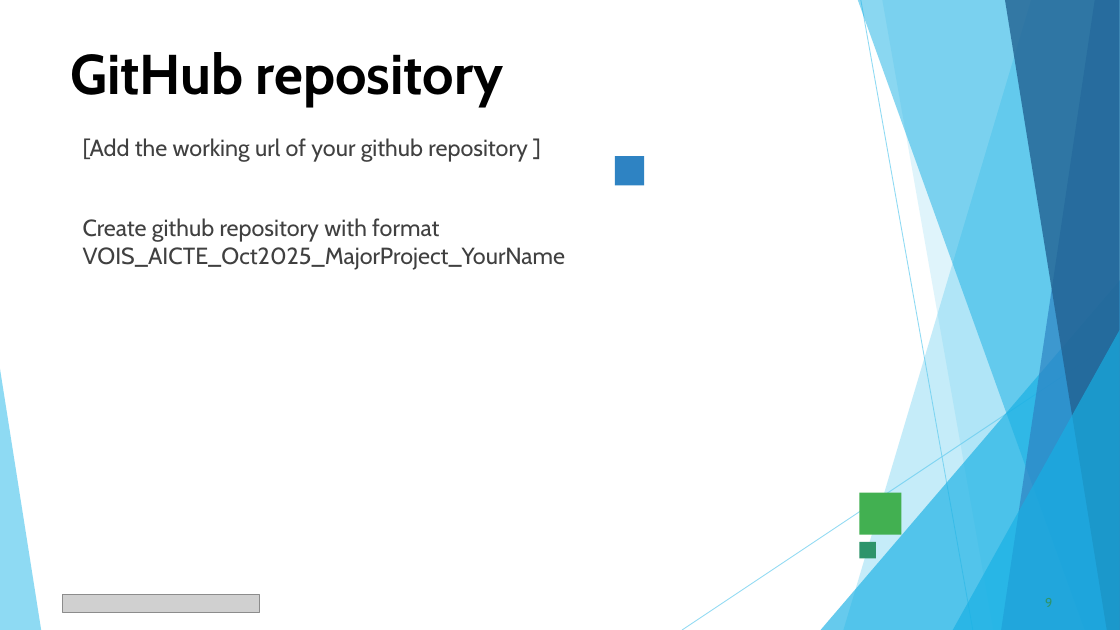
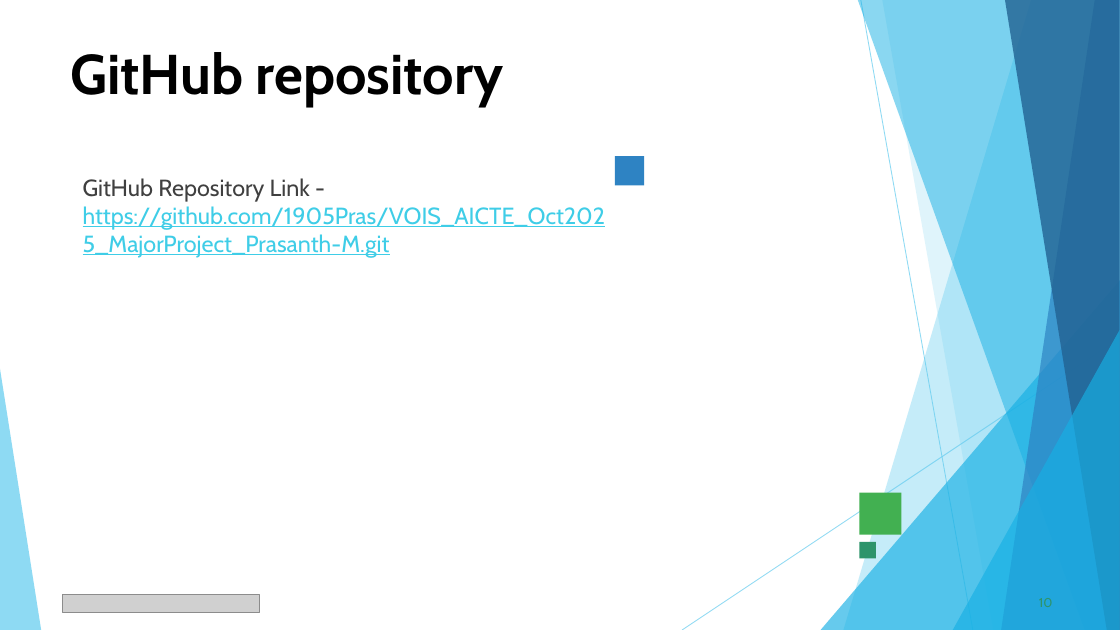
Before and after one commit to 1905Pras/VOIS_AICTE_Oct2025_MajorProject_Prasanth-M, a slide deck: slide 10 of Prasanth M_Netflix Data Analysis Project PPT.pptx (slide 9 before the commit). Drawn at 1120x630 pixels with LibreOffice and Linux fonts; fonts in the diff are those of the drawing; grey boxes stand for pictures. Boxes give left, top, right and bottom in pixels: in the first picture for what was removed or moved away, otherwise in the second. Text is boxed around its words. In the diff, an @@ line names an element or a change of style, - is before the commit and + after.

```diff
--- a/Prasanth M_Netflix Data Analysis Project PPT.pptx
+++ b/Prasanth M_Netflix Data Analysis Project PPT.pptx
@@ text at bbox=[83, 178, 606, 258]: text changed; text colour #404040 to #3FCDE7 @@
-[Add the working url of your github repository ]
-Create github repository with format VOIS_AICTE_Oct2025_MajorProject_YourName
+GitHub Repository Link - https://github.com/1905Pras/VOIS_AICTE_Oct2025_MajorProject_Prasanth-M.git
@@ page number at bbox=[1039, 598, 1053, 607]: text changed @@
-9
+10
```
Also in this commit, not shown: 3 other slides changed, 4 slides added, 3 slides removed.
